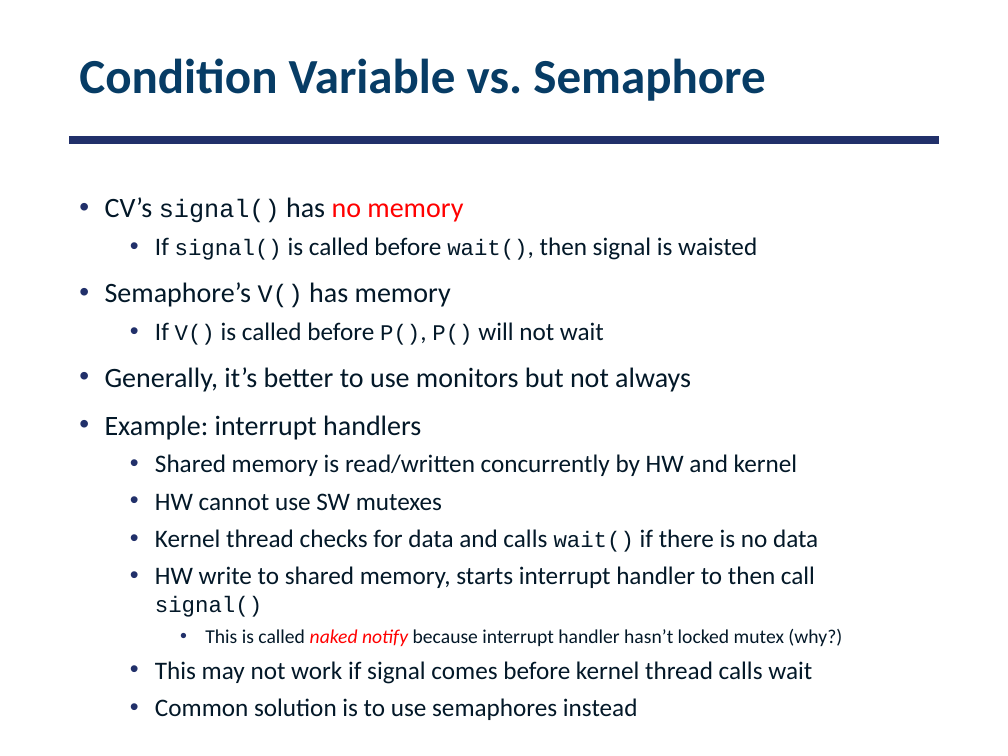
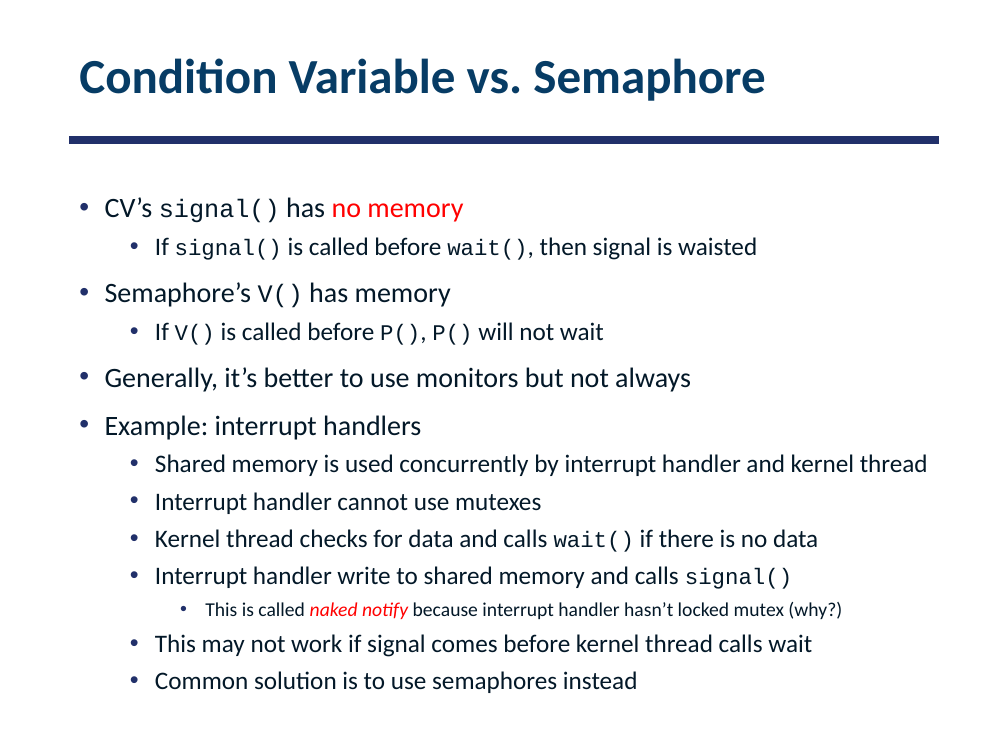
Before and after one commit to smajidzahedi/ECE350, a slide deck: slide 76 of 03-multithreaded.pptx. Drawn at 1008x756 pixels with LibreOffice and Linux fonts; fonts in the diff are those of the drawing. Boxes give left, top, right and bottom in pixels: in the first picture for what was removed or moved away, otherwise in the second. Text is boxed around its words. In the diff, an @@ line names an element or a change of style, - is before the commit and + after.

Commit message:
fixed CV vs. semaphore slide

```diff
--- a/03-multithreaded.pptx
+++ b/03-multithreaded.pptx
@@ text at (155,454,928,514): text changed @@
-  • Shared memory is read/written concurrently by HW and kernel
-  • HW cannot use SW mutexes
+  • Shared memory is used concurrently by interrupt handler and kernel thread
+  • Interrupt handler cannot use mutexes
@@ text at (155,566,792,589): text changed @@
-  • HW write to shared memory, starts interrupt handler to then call signal()
+  • Interrupt handler write to shared memory and calls signal()
```
Also in this commit, not shown: 1 other file.
